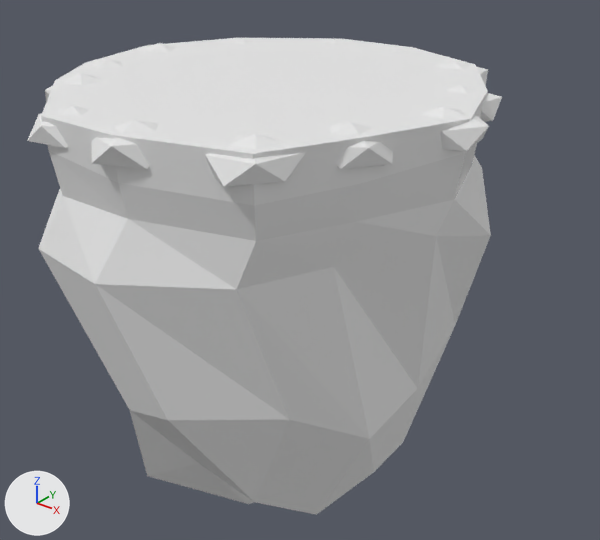
What one commit did to the FBX model Assets/SnowballArena/Art/Concept/ConceptIslet2.fbx.
The view is the same before and after, from a camera (50 mm lens) standing at (2.45, -2.87, 0.87) and looking at (0.11, 0.05, -0.94). The lights are fixed; the arrows at lower left show +X, +Y and +Z. The older version comes first. Where no turn or scale is listed for an object, it has been applied to the vertices. Vertices at exactly the same position are counted once.

The scene before the commit, as lines of its bpy script (objects in view):
```python
me_conceptislet2 = bpy.data.meshes.new('ConceptIslet2')
me_conceptislet2.from_pydata(...)  # 275 vertices, 468 faces; spans x -1.12..1.07, y -1.1..1.1, z -2.21..0.03
# faces by material slot: [299, 26, 117, 26]
me_conceptislet2.materials.append(mat_snow)  # white #e7e7e7
me_conceptislet2.materials.append(mat_ice)  # white #e7e7e7
me_conceptislet2.materials.append(mat_rock)  # white #e7e7e7
me_conceptislet2.materials.append(mat_icecore)  # white #e7e7e7
ob_conceptislet2 = bpy.data.objects.new('ConceptIslet2', me_conceptislet2)
ob_conceptislet2.location = (0.0, 0.0, 0.0)
```
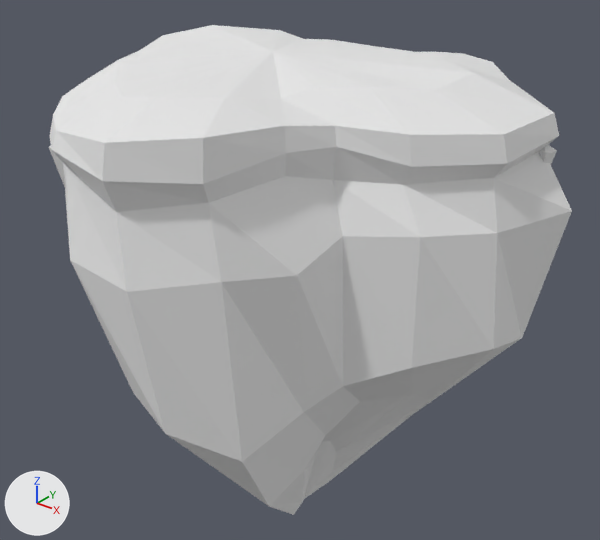
What differs and where, as boxes [x1, y1, x2, y2] in the pictures (600 x 540 px):
'ConceptIslet2', reshaped (10% wider)
    before: [27, 38, 502, 515]
    after: [49, 25, 572, 515]
part 1 of me_conceptislet2, rebuilt (15% wider)
    before: [38, 38, 491, 515]
    after: [50, 25, 572, 515]
part 2 of me_conceptislet2, deleted
    before: [45, 38, 502, 186]
part 3 of me_conceptislet2, reshaped
    before: [27, 105, 89, 148]
    after: [49, 145, 557, 187]

Edits to the bpy script that builds the scene:
```text
Change me_conceptislet2:
    used by ob_conceptislet2; location = (0.0, 0.0, 0.0)
    remove me_conceptislet2.from_pydata(...)  # 275 vertices, 468 faces; spans x -1.12..1.07, y -1.1..1.1, z -2.21..0.03
    add me_conceptislet2.from_pydata(...)  # 199 vertices, 382 faces; spans x -1.17..1.33, y -1.17..0.96, z -2.16..0.13
    me_conceptislet2 part 1: the loose piece of 93 vertices spanning x -1.08..1.0, y -1.1..1.09, z -2.21..0.0 is rebuilt with 178 vertices and now spans x -1.17..1.33, y -1.17..0.96, z -2.16..0.13
    me_conceptislet2 part 2: 12 loose pieces with 144 vertices, spanning x -1.12..1.07, y -1.06..1.1, z -0.16..0.03, are deleted
    me_conceptislet2 part 3
    38 vertices are removed from x -1.01..0.94, y -1.04..0.99, z -0.34..0.02
    46 faces are deleted
    21 vertices are added at x -0.44..1.22, y -0.94..0.86, z -0.34..-0.13
    30 new faces join them, mat_ice (white #e7e7e7)
```
